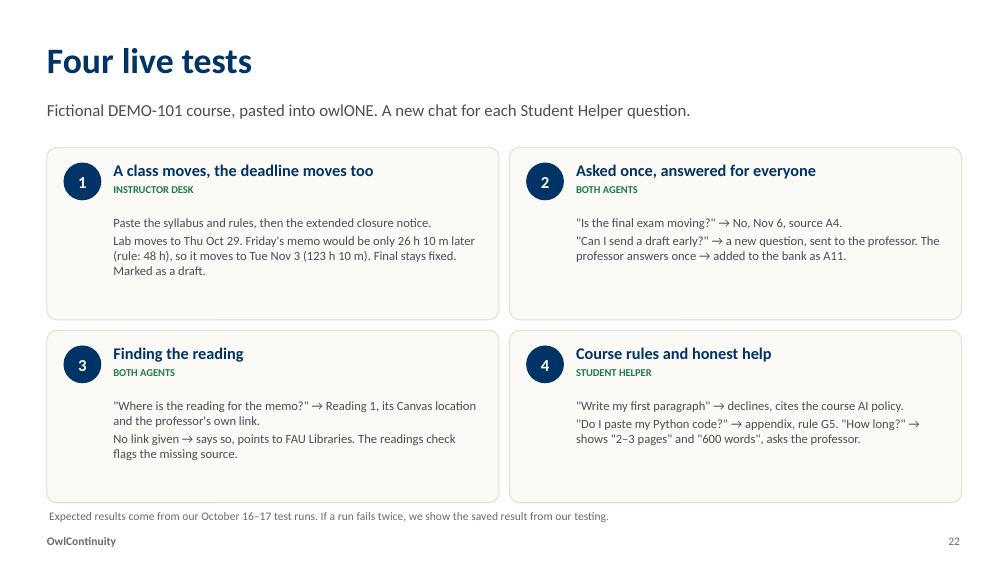
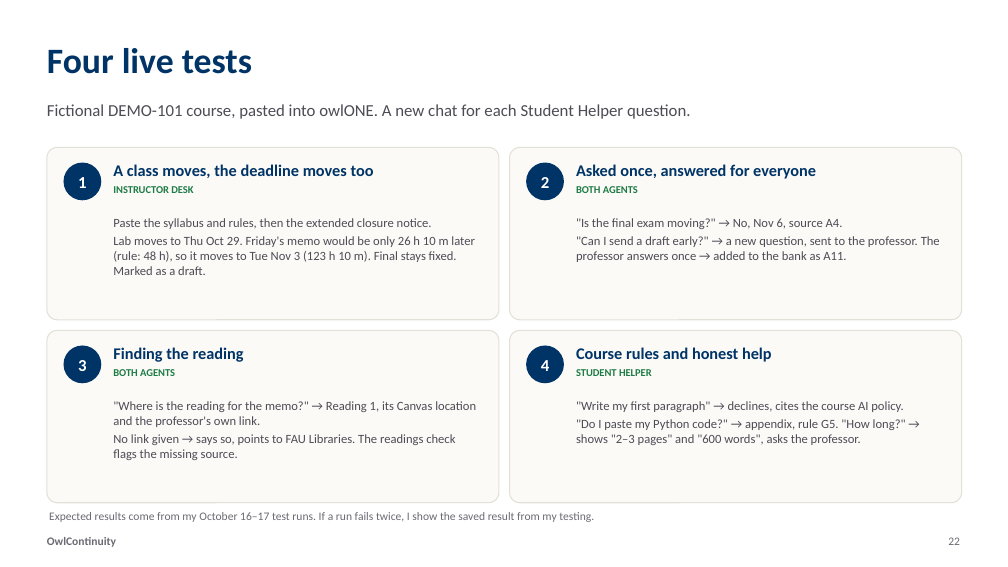
Before and after one commit to tanviranjumjoarder/OwlContinuity, a slide deck: slide 22 of deck/OwlContinuity_Detailed_Deck.pptx. Drawn at 1008x567 pixels with LibreOffice and Linux fonts; fonts in the diff are those of the drawing. Boxes give left, top, right and bottom in pixels: in the first picture for what was removed or moved away, otherwise in the second. Text is boxed around its words. In the diff, an @@ line names an element or a change of style, - is before the commit and + after.

Commit message:
Use solo wording across the README, decks, PDFs, demo pages and video

```diff
--- a/deck/OwlContinuity_Detailed_Deck.pptx
+++ b/deck/OwlContinuity_Detailed_Deck.pptx
@@ text at (49,512,594,522): text changed @@
-Expected results come from our October 16–17 test runs. If a run fails twice, we show the saved result from our testing.
+Expected results come from my October 16–17 test runs. If a run fails twice, I show the saved result from my testing.
```
Also in this commit, not shown: 10 other slides changed, 30 other files.
